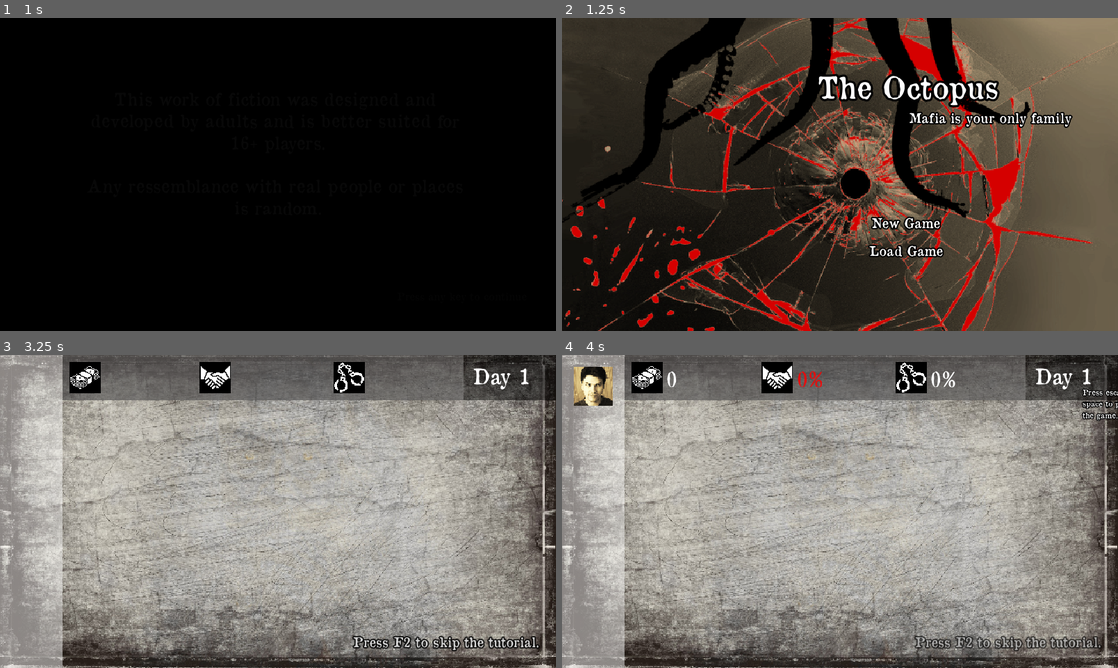
Above: before the commit, frames 1-4 (two rows, left to right).
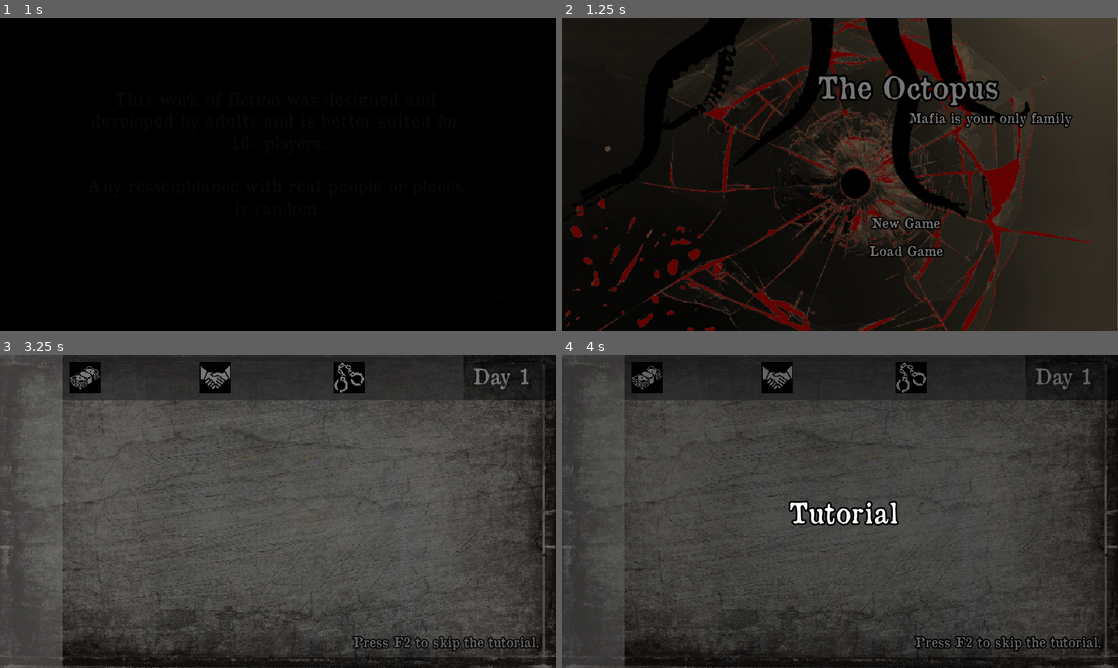
Above: after the commit, the same moments.

Repository: angeldustjdr/octopus_bounding
Game: Godot game, scene res://Disclaimer.tscn
The game is run twice, just before and just after one commit, with the same random seed, the same clock (stepped at 60 frames per second) and the same inputs.
Inputs (mouse positions are in pixels of both pictures, inside the frame that each line leads up to):
- Up to frame 1 (1 s): tap Enter at 0.5 s; move the mouse to (250, 237) at 0.52 s; tap Space at 0.6, 0.77 s; click (250, 237) at 0.67 s
- Up to frame 2 (1.25 s): tap Space at 1.07 s
- Up to frame 3 (3.25 s): click "New Game" at 1.25 s; tap Enter at 2, 2.75 s; drag from (444, 558) to (250, 574) at 2.02 s; move the mouse to (111, 464) at 2.77 s; tap Space at 2.85 s; click (111, 464) at 2.92 s
- Up to frame 4 (4 s): tap F at 3.5 s; drag from (689, 376) to (1073, 376) at 3.52 s

Frame 1 is identical in both runs. In frame 2, 57% of the frame differs, in the area x 0-100%, y 0-100%; in frame 3, 96%; in frame 4, 97%.

Commit message:
transition between acts and gameover

Diff:
--- a/Label.gd
+++ b/Label.gd
@@ -1,13 +1,14 @@
 extends Label
 
 var time = 0
+var shining = true
 # Called when the node enters the scene tree for the first time.
 func _ready():
 	pass # Replace with function body.
 
 # Called every frame. 'delta' is the elapsed time since the previous frame.
 func _process(delta):
-	if (visible) :
+	if (visible and shining) :
 		time += delta
 		modulate.a = 0.5+0.5*sin(3*time)
 
--- a/Main.gd
+++ b/Main.gd
@@ -34,12 +34,15 @@
 var clicked = false
 signal mouse_button_released
 signal gameIsPaused(stat)
+signal inputKey
+signal unPause
 var pauseFrameBefore = false
 var F2FrameBefore = false
 var loadFrameBefore = false
 
 # Called when the node enters the scene tree for the first time.
 func _ready():
+	$PauseRect.mode = 0
 	connect("gameIsPaused",$InfoBulleManager,"manage_pause")
 	connect("gameIsPaused",get_node("/root/MusicPlayer"),"set_volume_for_pause")
 	var _anim_player = $SceneTranstion/AnimationPlayer
@@ -51,6 +54,12 @@
 		load_NPC("johnathan")
 		save("res://save/save_sequence.dat")
 		save("res://save/save_mission.dat")
+		$PauseRect.mode = 1
+		custom_pause(false,"Tutorial","","")
+		pauseGame()
+		yield(self,"unPause")
+		reset_pause()
+		$PauseRect.mode = 0
 	$MissionTimer.start()
 	update_GUI()
 
@@ -206,6 +215,12 @@
 	if(len(missions) == 0 and saveSequenceBool):
 		if (nbSequence <= 6):
 			save("res://save/save_sequence.dat")
+			$PauseRect.mode = 1
+			custom_pause(false,"Act " + str(nbSequence),"","")
+			pauseGame()
+			yield(self,"unPause")
+			reset_pause()
+			$PauseRect.mode = 0
 		saveSequenceBool = false
 	save("res://save/save_mission.dat")
 	update_GUI()
@@ -259,6 +274,7 @@
 
 func _input(event):
 	if(event is InputEventMouseButton):
+		emit_signal("inputKey")
 		if (event.button_index == BUTTON_LEFT and event.pressed):
 			clicked = true
 		elif(event.button_index == BUTTON_LEFT and !event.pressed):
@@ -266,6 +282,7 @@
 				emit_signal("mouse_button_released")
 				clicked = false
 	elif(event is InputEventKey):
+		emit_signal("inputKey")
 		match event.scancode:
 			KEY_ESCAPE:
 				if(event.pressed):
@@ -375,26 +392,70 @@
 			$GameArea/updateCompromised.visible=false
 
 func check_gameover():
+	$PauseRect.mode = 2
 	if (money < -100):
 		get_node("/root/MusicPlayer/Gunshot").play()
+		custom_pause(false,"You failed.","","You got shot by your creditors.")
+		pauseGame()
+		yield(self,"unPause")
 		gameover()
 	elif (reputation < 0):
 		get_node("/root/MusicPlayer/Gunshot").play()
+		custom_pause(false,"You failed.","","You got shot by the mafia because of your bad reputation.")
+		pauseGame()
+		yield(self,"unPause")
 		gameover()
 	elif (compromised > 100):
 		get_node("/root/MusicPlayer/Jaildoor").play()
+		custom_pause(false,"You failed.","","You got busted.")
+		pauseGame()
+		yield(self,"unPause")
 		gameover()
 
 func gameover():
-	var _anim_player = $SceneTranstion/AnimationPlayer
-	_anim_player.play("fade")
-	yield(_anim_player, "animation_finished")
+	#var _anim_player = $SceneTranstion/AnimationPlayer
+	#_anim_player.play("fade")
+	#yield(_anim_player, "animation_finished")
 	get_tree().change_scene("res://GameOver.tscn")
 
 func pauseGame():
-	$PauseRect.visible = !$PauseRect.visible
-	emit_signal("gameIsPaused",$PauseRect.visible)
-	get_tree().paused = !get_tree().paused
+	match $PauseRect.mode:
+		0:
+			emit_signal("gameIsPaused",!get_tree().paused)
+			if (!get_tree().paused):
+				$PauseRect/AnimationPlayer.play("appear")
+			else:
+				$PauseRect/AnimationPlayer.play_backwards("appear")
+			$PauseRect/disableGame.visible = !get_tree().paused
+			get_tree().paused = !get_tree().paused
+			yield($PauseRect/AnimationPlayer, "animation_finished")
+		1:
+			emit_signal("gameIsPaused",true)
+			$PauseRect/disableGame.visible = true
+			get_tree().paused = true
+			$PauseRect/AnimationPlayer.play("appear")
+			yield($PauseRect/AnimationPlayer, "animation_finished")
+			yield(self,"inputKey")
+			$PauseRect/AnimationPlayer.play_backwards("appear")
+			yield($PauseRect/AnimationPlayer, "animation_finished")
+			emit_signal("gameIsPaused",false)
+			emit_signal("unPause")
+			$PauseRect/disableGame.visible = false
+			get_tree().paused = false
+		2:
+			emit_signal("gameIsPaused",true)
+			$PauseRect/disableGame.visible = true
+			get_tree().paused = true
+			$PauseRect/AnimationPlayer.play("appear")
+			yield($PauseRect/AnimationPlayer, "animation_finished")
+			yield(self,"inputKey")
+			var _anim_player = $SceneTranstion/AnimationPlayer
+			_anim_player.play("fade")
+			yield(_anim_player, "animation_finished")
+			emit_signal("gameIsPaused",false)
+			emit_signal("unPause")
+			$PauseRect/disableGame.visible = false
+			get_tree().paused = false
 
 func save(file_name):
 	#print("SAVE")
@@ -490,3 +551,15 @@
 func clean_NPC_board():
 	for i in range(len(npcs)-1,-1,-1):
 		unload_NPC_without_animation(i)
+
+func reset_pause():
+	$PauseRect/PauseLabel.shining = true
+	$PauseRect/PauseLabel.text = "PAUSE"
+	$PauseRect/Load.text = "You can press F1 to load the previous act."
+	$PauseRect/Skip.text = "You can press F2 to skip the tutorial."
+
+func custom_pause(shi, pause_text,load_text,skip_text):
+	$PauseRect/PauseLabel.shining = shi
+	$PauseRect/PauseLabel.text = pause_text
+	$PauseRect/Load.text = load_text
+	$PauseRect/Skip.text = skip_text
--- a/Main.tscn
+++ b/Main.tscn
@@ -10,6 +10,7 @@
 [ext_resource path="res://MissionTimer.gd" type="Script" id=8]
 [ext_resource path="res://InfoBulleManager.gd" type="Script" id=9]
 [ext_resource path="res://Label.gd" type="Script" id=10]
+[ext_resource path="res://PauseRect.gd" type="Script" id=11]
 
 [sub_resource type="DynamicFont" id=1]
 size = 48
@@ -156,6 +157,22 @@
 outline_color = Color( 0, 0, 0, 1 )
 font_data = ExtResource( 7 )
 
+[sub_resource type="Animation" id=19]
+resource_name = "appear"
+length = 0.2
+tracks/0/type = "value"
+tracks/0/path = NodePath(".:modulate")
+tracks/0/interp = 1
+tracks/0/loop_wrap = true
+tracks/0/imported = false
+tracks/0/enabled = true
+tracks/0/keys = {
+"times": PoolRealArray( 0, 0.2 ),
+"transitions": PoolRealArray( 1, 1 ),
+"update": 0,
+"values": [ Color( 1, 1, 1, 0 ), Color( 1, 1, 1, 1 ) ]
+}
+
 [node name="Main" type="Node"]
 pause_mode = 2
 script = ExtResource( 6 )
@@ -490,15 +507,25 @@
 "_edit_use_anchors_": false
 }
 
-[node name="SceneTranstion" parent="." instance=ExtResource( 4 )]
-visible = false
-
 [node name="PauseRect" type="ColorRect" parent="."]
 pause_mode = 2
-visible = false
+modulate = Color( 1, 1, 1, 0 )
 margin_right = 1282.0
 margin_bottom = 720.0
+mouse_filter = 2
 color = Color( 0, 0, 0, 0.607843 )
+script = ExtResource( 11 )
+__meta__ = {
+"_edit_use_anchors_": false
+}
+
+[node name="disableGame" type="ColorRect" parent="PauseRect"]
+visible = false
+margin_left = -20.0
+margin_top = -14.0
+margin_right = 1290.0
+margin_bottom = 736.0
+color = Color( 1, 1, 1, 0 )
 __meta__ = {
 "_edit_use_anchors_": false
 }
@@ -536,9 +563,14 @@
 margin_bottom = 288.0
 custom_fonts/font = SubResource( 17 )
 text = "You can press F2 to skip the tutorial."
+
+[node name="AnimationPlayer" type="AnimationPlayer" parent="PauseRect"]
+anims/appear = SubResource( 19 )
+
+[node name="SceneTranstion" parent="." instance=ExtResource( 4 )]
 [connection signal="mouse_button_released" from="." to="." method="affect_current_npc"]
+[connection signal="timeout" from="MissionTimer" to="." method="_on_MissionTimer_timeout"]
 [connection signal="timeout" from="MissionTimer" to="MissionTimer" method="_on_MissionTimer_timeout"]
-[connection signal="timeout" from="MissionTimer" to="." method="_on_MissionTimer_timeout"]
 [connection signal="mouse_entered" from="InfoBulleManager/InfoBulleMoney" to="InfoBulleManager" method="_on_InfoBulleMoney_mouse_entered"]
 [connection signal="mouse_exited" from="InfoBulleManager/InfoBulleMoney" to="InfoBulleManager" method="_on_InfoBulleMoney_mouse_exited"]
 [connection signal="mouse_entered" from="InfoBulleManager/InfoBulleReputation" to="InfoBulleManager" method="_on_InfoBulleReputation_mouse_entered"]
--- /dev/null
+++ b/PauseRect.gd
@@ -0,0 +1,14 @@
+extends ColorRect
+
+
+var mode = 0
+
+
+# Called when the node enters the scene tree for the first time.
+func _ready():
+	pass # Replace with function body.
+
+
+# Called every frame. 'delta' is the elapsed time since the previous frame.
+#func _process(delta):
+#	pass
--- a/Titre.tscn
+++ b/Titre.tscn
@@ -93,7 +93,6 @@
 }
 
 [node name="SceneTranstion" parent="." instance=ExtResource( 4 )]
-visible = false
 margin_left = -2.0
 margin_right = 1278.0
 [connection signal="pressed" from="NewGame" to="." method="_on_NewGame_pressed"]
Not shown: 1 places in Main.tscn that only renumber resources
Not shown, changed: save/save_mission.dat
